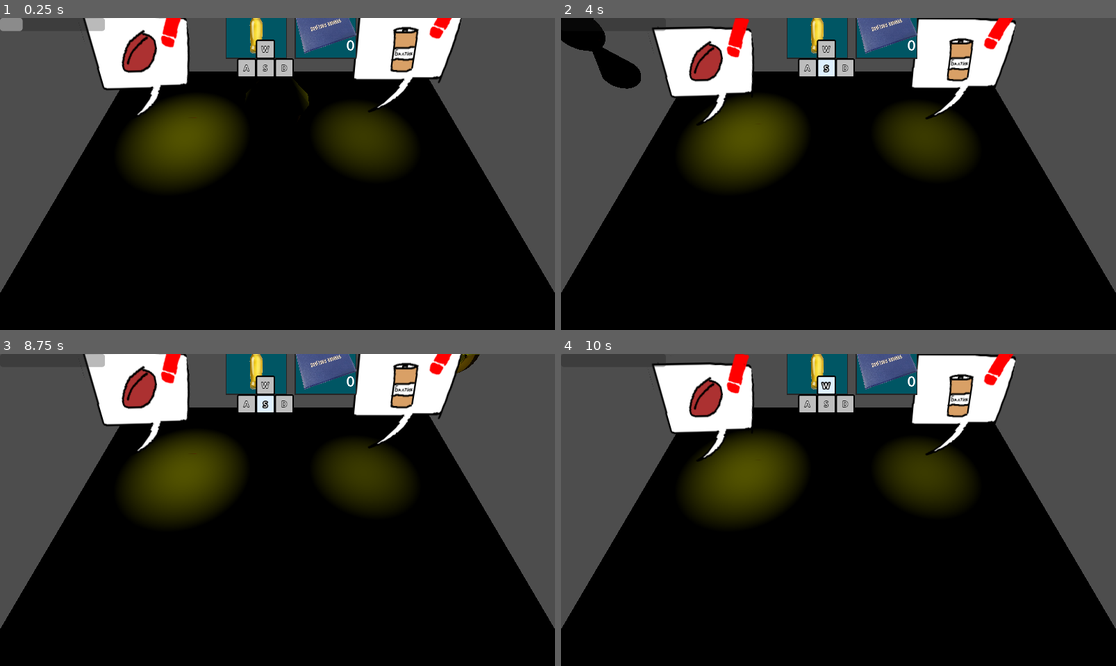
Above: before the commit, frames 1-4 (two rows, left to right).
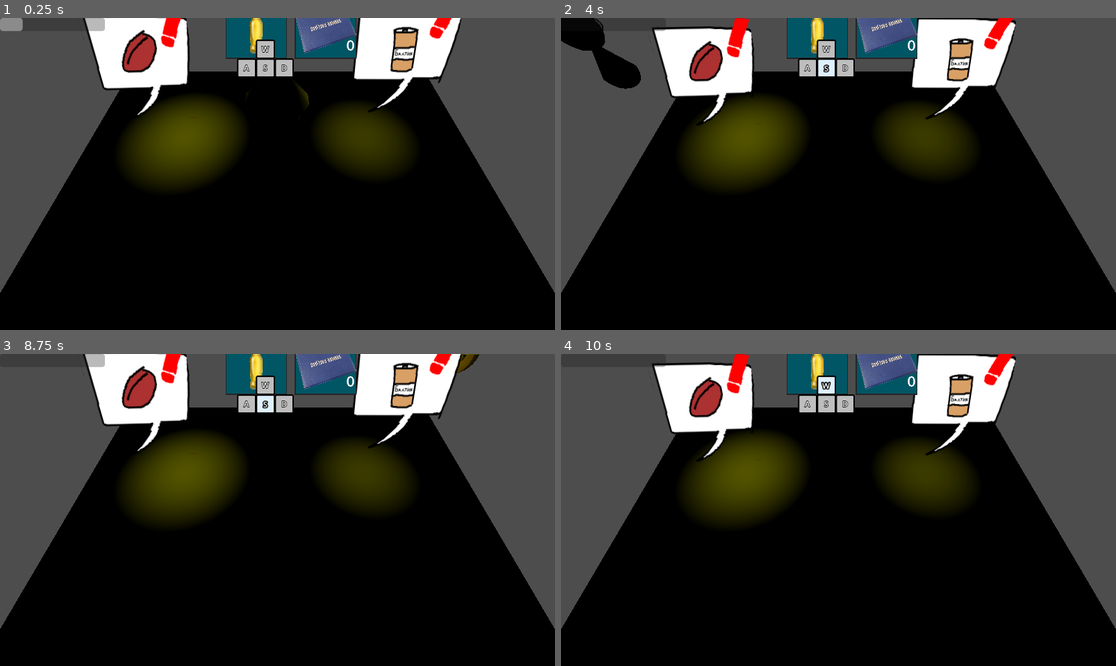
Above: after the commit, the same moments.

Repository: dueip/2024f_gamejam_misis
Game: Godot game, scene res://test_tw.tscn
Two runs of this game, one before a commit and one after it. Both use one fixed random seed, a clock stepped at 60 frames per second and the inputs below. This scene is started directly instead of the project's main scene.
Inputs (mouse positions are in pixels of both pictures, inside the frame that each line leads up to):
- Up to frame 1 (0.25 s): no input
- Up to frame 2 (4 s): tap Enter at 0.5 s; move the mouse to (810, 236) at 0.52 s; hold W (character_up) 0.53-2.03 s; tap Space (character_dash) at 0.6, 2.1, 3.6 s; click (810, 236) at 0.67 s; move the mouse to (1005, 220) at 1.27 s; tap Shift (character_run) at 1.35, 2.85 s; click (1005, 220) at 1.42 s; move the mouse to (672, 127) at 2.02 s; hold A (character_left) 2.03-3.53 s; click (672, 127) at 2.17 s; move the mouse to (866, 174) at 2.77 s; click (866, 174) at 2.92 s; move the mouse to (755, 96) at 3.52 s; hold S (character_back) from 3.53 s (still down); click (755, 96) at 3.67 s
- Up to frame 3 (8.75 s): move the mouse to (399, 494) at 4.27 s; release S (character_back) at 4.28 s; hold D (character_right) 4.28-5.03 s; tap Shift (character_run) at 4.35, 5.85, 7.35 s; click (399, 494) at 4.42 s; move the mouse to (166, 525) at 5.02 s; hold W (character_up) 5.03-5.78 s; tap Space (character_dash) at 5.1, 6.6, 8.1 s; click (166, 525) at 5.17 s; move the mouse to (333, 441) at 5.77 s; hold D (character_right) 5.78-8.03 s; click (333, 441) at 5.92 s; move the mouse to (249, 572) at 6.52 s; click (249, 572) at 6.67 s; move the mouse to (444, 556) at 7.27 s; click (444, 556) at 7.42 s; move the mouse to (111, 463) at 8.02 s; hold S (character_back) from 8.03 s (still down); click (111, 463) at 8.17 s
- Up to frame 4 (10 s): move the mouse to (866, 510) at 8.77 s; release S (character_back) at 8.78 s; hold A (character_left) 8.78-9.53 s; tap Shift (character_run) at 8.85 s; click (866, 510) at 8.92 s; move the mouse to (755, 432) at 9.52 s; hold W (character_up) from 9.53 s (still down); tap Space (character_dash) at 9.6 s; click (755, 432) at 9.67 s

The runs differ from the first frame. In frame 1, less than 0.1% of the frame differs, in the area x 53-54%, y 20-22%; in frame 2, less than 0.1%, in the area x 0-15%, y 0-23%; in frame 3, less than 0.1%; in frame 4, nothing differs.

Commit message:
improved charecter rotation

Diff:
--- a/character.gd
+++ b/character.gd
@@ -40,9 +40,12 @@
 
 var running_mult: float = 1
 
+var point_to_look_at : Vector3 = Vector3(0,0,1000)
+
 func calculatePositionToLookAt(point: Vector2, current_position: Vector3, camera: Camera3D) -> Vector3:
 	var normal = camera.project_ray_normal(point)
-	var C = (current_position.y-camera.position.y)/ normal.y
+	var eye_height= $Body/Цилиндр_002.position.y
+	var C = (current_position.y+eye_height-camera.position.y)/ normal.y
 	var point_to_look_at : Vector3 = (camera.position)
 	point_to_look_at.x+=C*normal.x
 	point_to_look_at.z+=C*normal.z
@@ -80,10 +83,11 @@
 			current_minigame_focused.startGame()
 	if event is InputEventMouse:
 		var camera = get_viewport().get_camera_3d()
-		$Body.look_at(calculatePositionToLookAt(event.position, self.position, camera))
-		$Body.rotate_y(deg_to_rad(180))
+		point_to_look_at=calculatePositionToLookAt(get_viewport().get_mouse_position(), self.position, camera)
 
 func _process(delta):
+	$Body.look_at(point_to_look_at)
+	$Body.rotate_y(deg_to_rad(180))
 	if is_in_minigame:
 		return
 
